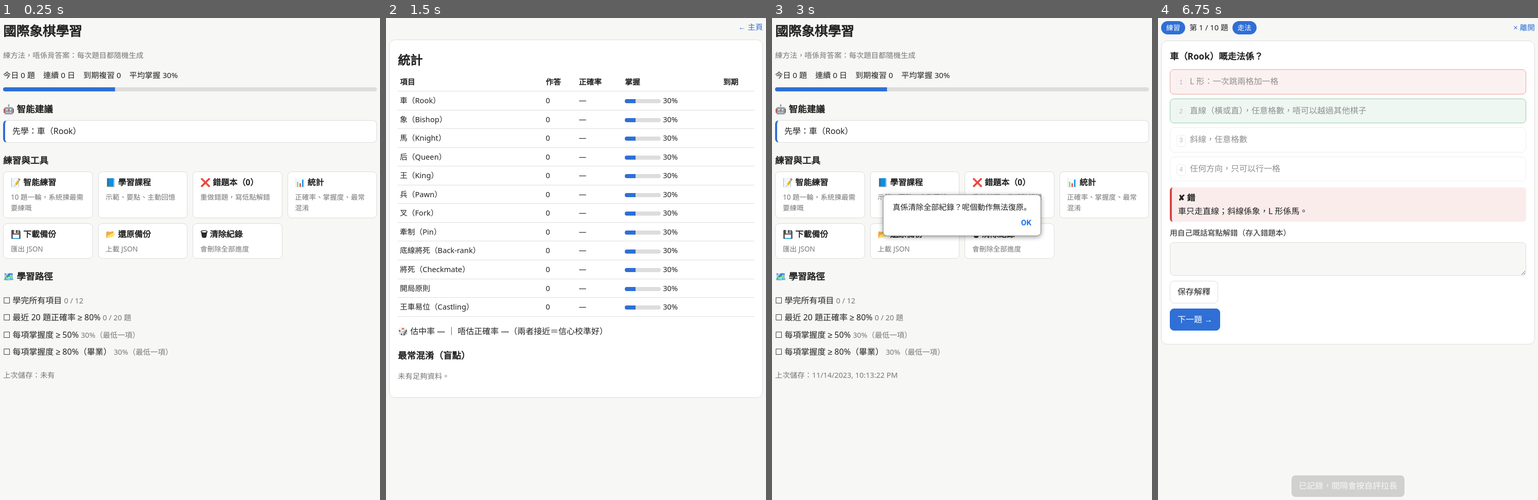
Above: before the commit, frames 1-4 (left to right).
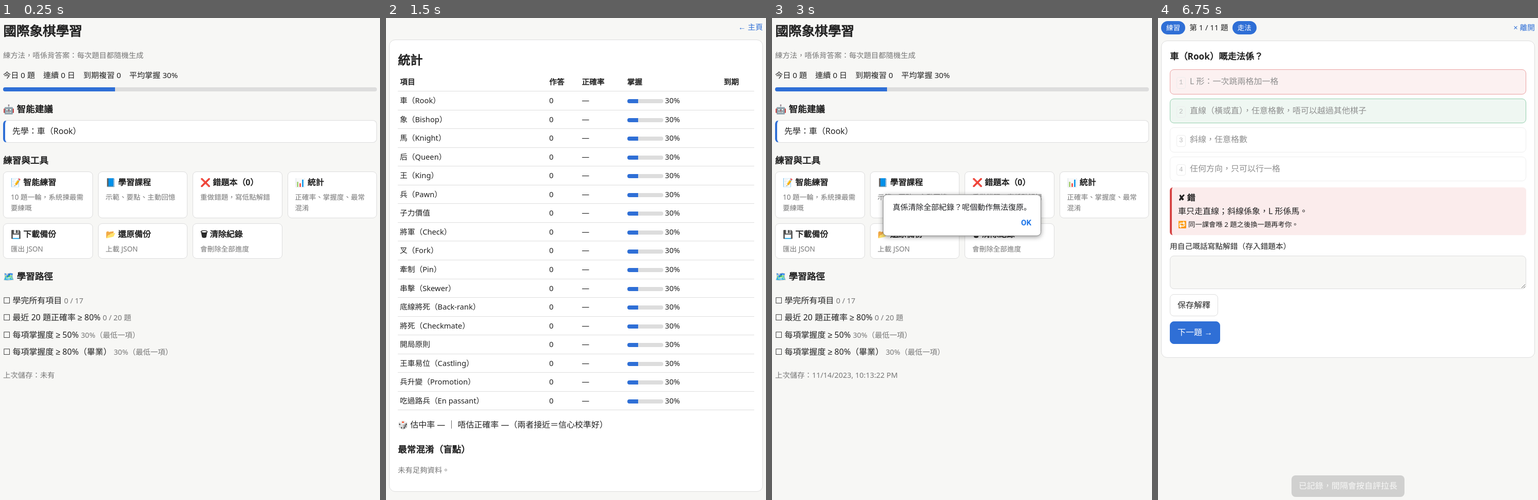
Above: after the commit, the same moments.

Repository: sinmc1997/chess-learning
Game: browser game, page index.html
Two runs of this game, one before a commit and one after it. Both use one fixed random seed, a clock stepped at 60 frames per second and the inputs below. When the page shows a pop-up message, it is drawn as a white box for half a second while everything else waits; a line starting with > is the answer the replay typed.
Inputs (mouse positions are in pixels of both pictures, inside the frame that each line leads up to; where the layout moved, square brackets give the same spot in the first picture):
- Up to frame 1 (0.25 s): no input
- Up to frame 2 (1.5 s): click (576, 215) at 0.27 s; click (576, 225) at 1.07 s; tap Space at 1.1 s; click "📊 統計 正確率、掌握度、最常混淆" at 1.27 s
- Up to frame 3 (3 s): tap Space at 1.6, 2.1, 2.6 s; click (886, 210) [886, 172] at 1.67 s; click "← 主頁" at 1.87 s; click (1038, 201) at 2.27 s; click "← 主頁" at 2.47 s; click (1019, 234) at 2.87 s
- Up to frame 4 (6.75 s): click "🗑 清除紀錄 會刪除全部進度" at 3.07 s; tap Space every 0.5 s from 3.1 to 6.6 s; click (1253, 234) at 3.47 s; click "📂 還原備份 上載 JSON" at 3.67 s; click (1348, 196) at 4.07 s; click "先學：車（Rook）" at 4.27 s; click (1458, 191) at 4.67 s; click "唔記得" at 4.87 s; click (1234, 215) at 5.27 s; click (1177, 196) at 5.47 s; click (1310, 422) at 5.87 s; click "2 直線（橫或直），任意格數，唔可以越過其他棋子" at 6.07 s; click (1386, 90) at 6.47 s; click "提交" at 6.67 s

The runs differ from the first frame. In frame 1, less than 0.1% of the frame differs, in the area x 20-22%, y 58-60%; in frame 2, 4.6%, in the area x 0-100%, y 12-99%; in frame 3, less than 0.1%; in frame 4, 2.3%.

Commit message:
v2：新題型＋即時重溫＋讀音按鈕（詳見 DEVLOG）
Co-Authored-By: Claude Opus 5.5 <noreply@anthropic.com>

Diff:
--- a/content.js
+++ b/content.js
@@ -145,6 +145,103 @@
       };
     }
     throw new Error('genFork: 搵唔到唯一答案');
+  }
+
+  // ---------- 攻擊判斷（計阻擋） ----------
+  function attacks(p, f, r, tf, tr, occ) {
+    var adx = Math.abs(tf - f), ady = Math.abs(tr - r);
+    if (adx === 0 && ady === 0) return false;
+    if (p === 'N') return knightHits(f, r, tf, tr);
+    if (p === 'K') return Math.max(adx, ady) === 1;
+    if (p === 'P') return tr === r + 1 && adx === 1;
+    var straight = adx === 0 || ady === 0, diag = adx === ady;
+    if (p === 'R' && !straight) return false;
+    if (p === 'B' && !diag) return false;
+    if (p === 'Q' && !(straight || diag)) return false;
+    var dx = Math.sign(tf - f), dy = Math.sign(tr - r), x = f + dx, y = r + dy;
+    while (!(x === tf && y === tr)) { if (occ(x, y)) return false; x += dx; y += dy; }
+    return true;
+  }
+  function occOf(pcs) {
+    return function (x, y) { return pcs.some(function (q) { return q.f === x && q.r === y; }); };
+  }
+
+  // ---------- 生成器：邊粒棋將緊軍？（有其他棋阻擋） ----------
+  function genCheck(rng) {
+    var want = rng() < 0.25 ? 0 : 1;
+    for (var tries = 0; tries < 2000; tries++) {
+      var k = { f: util.int(rng, 0, 7), r: util.int(rng, 0, 7), p: 'k' };
+      var types = util.shuffle(['R', 'B', 'N', 'Q'], rng).slice(0, 3);
+      var pcs = [k], okPos = true;
+      types.forEach(function (t) {
+        var f = util.int(rng, 0, 7), r = util.int(rng, 0, 7);
+        if (pcs.some(function (q) { return q.f === f && q.r === r; })) okPos = false;
+        pcs.push({ f: f, r: r, p: t });
+      });
+      if (!okPos) continue;
+      var occ = occOf(pcs), whites = pcs.slice(1);
+      var hit = whites.filter(function (w) { return attacks(w.p, w.f, w.r, k.f, k.r, occ); });
+      if (hit.length !== want) continue;
+      // 三粒白棋入面，剛好 want 粒將緊軍（其他被擋或者唔喺線上）
+      var lbl = function (w) { return '白' + NAME[w.p] + '（' + sqn(w.f, w.r) + '）'; };
+      var opts = whites.map(function (w) { return { t: lbl(w), ok: hit.indexOf(w) >= 0, k: 'check' }; });
+      opts.push({ t: '冇棋將軍', ok: want === 0, k: 'check' });
+      return {
+        prompt: '黑王（♚）喺 ' + sqn(k.f, k.r) + '。而家邊一粒白棋正在將軍？（要計其他棋阻擋）',
+        visual: boardHtml(pcs),
+        options: opts,
+        expl: want === 0
+          ? '冇棋將軍：三粒白棋都唔喺攻擊線上，或者被其他棋擋住。'
+          : lbl(hit[0]) + ' 將緊黑王（' + RULE[hit[0].p] + '）。其他白棋唔喺攻擊線上，或者中間有棋擋住。'
+      };
+    }
+    throw new Error('genCheck: 搵唔到合適局面');
+  }
+
+  // ---------- 生成器：底線將死（一步殺） ----------
+  function genBackRank(rng) {
+    var mirror = rng() < 0.5;
+    var F = function (f) { return mirror ? 7 - f : f; };
+    var rf = F(util.int(rng, 0, 4)), rr = util.int(rng, 0, 5);
+    var pcs = [
+      { f: F(6), r: 7, p: 'k' }, { f: F(5), r: 6, p: 'p' }, { f: F(6), r: 6, p: 'p' }, { f: F(7), r: 6, p: 'p' },
+      { f: F(7), r: 0, p: 'K' }, { f: rf, r: rr, p: 'R' }
+    ];
+    var occ = occOf(pcs);
+    var moves = [];
+    DIRS.R.forEach(function (d) {
+      var x = rf + d[0], y = rr + d[1];
+      while (inB(x, y) && !occ(x, y)) { moves.push(sqn(x, y)); x += d[0]; y += d[1]; }
+    });
+    var good = sqn(rf, 7);
+    var bad = util.shuffle(moves.filter(function (m) { return m !== good; }), rng).slice(0, 3);
+    return {
+      prompt: '白先行。白車一步將死黑王，應該行去邊格？',
+      visual: boardHtml(pcs),
+      options: [{ t: '車 → ' + good, ok: true, k: 'backrank' }].concat(bad.map(function (m) { return { t: '車 → ' + m, ok: false, k: 'backrank' }; })),
+      expl: '車 → ' + good + '：沿第 8 排將軍。黑王前面被自己三粒兵封住，旁邊嘅格又被車控制，冇棋可以擋或者吃 → 底線將死。'
+    };
+  }
+
+  // ---------- 生成器：子力計數（計算題） ----------
+  var VAL = { Q: 9, R: 5, B: 3, N: 3, P: 1 };
+  function genValue(rng) {
+    function side() {
+      return { Q: util.int(rng, 0, 1), R: util.int(rng, 0, 2), B: util.int(rng, 0, 2), N: util.int(rng, 0, 2), P: util.int(rng, 1, 8) };
+    }
+    function sum(s) { return Object.keys(VAL).reduce(function (a, k) { return a + VAL[k] * s[k]; }, 0); }
+    function txt(s, black) {
+      return Object.keys(VAL).filter(function (k) { return s[k]; })
+        .map(function (k) { return SYM[black ? k.toLowerCase() : k] + '×' + s[k]; }).join('　');
+    }
+    var w = side(), b = side(), d = sum(w) - sum(b);
+    var wrong = util.shuffle([d - 3, d - 2, d - 1, d + 1, d + 2, d + 3], rng).slice(0, 3);
+    return {
+      prompt: '按子力價值（后 9、車 5、象 3、馬 3、兵 1），白方比黑方多幾多分？（負數 ＝ 白方少）',
+      visual: '<div class="mat"><div>白：' + txt(w, false) + '</div><div>黑：' + txt(b, true) + '</div></div>',
+      options: [d].concat(wrong).map(function (v) { return { t: (v > 0 ? '+' : '') + v, ok: v === d, k: 'value' }; }),
+      expl: '白 ' + sum(w) + ' 分，黑 ' + sum(b) + ' 分，相差 ' + (d > 0 ? '+' : '') + d + '。'
+    };
   }
 
   // ---------- 概念題庫（文字題） ----------
@@ -174,7 +271,17 @@
     { k: 'castle', q: '王車易位（Castling）嘅條件，以下邊個正確？',
       c: '王同用嚟易位嘅車都未郁過；中間格冇棋；王經過同落嘅格唔受攻擊；王唔喺將軍中',
       w: ['王只要未被將過，車郁過都可以易位', '易位後王會跳到車嘅位置，車留低喺原位', '只可以喺開局前 10 步內易位'],
-      e: '易位係一步完成「王靠邊」＋「車入中」，但條件要全部符合。' }
+      e: '易位係一步完成「王靠邊」＋「車入中」，但條件要全部符合。' },
+    { k: 'promote', q: '兵行到對方最後一排會點？', c: '必須升變做后、車、象或者馬（通常揀后）',
+      w: ['留喺原位，之後唔可以再郁', '變做王', '自動拎走，離開棋盤'], e: '升變係兵嘅最大威脅，殘局經常靠佢贏。' },
+    { k: 'enpassant', q: '「吃過路兵」（En passant）幾時先可以做？', c: '對方兵由起始排一步行兩格，停喺你嘅兵隔籬；你下一步即刻斜前吃佢',
+      w: ['任何時候都可以吃隔籬嘅兵', '只可以用后吃兵', '對方兵行一格之後都得，冇時限'], e: '只可以喺對方行完兩格之後嘅「下一步」做，過咗就冇。' },
+    { k: 'skewer', q: '串擊（Skewer）同牽制有咩分別？', c: '串擊係前面嗰粒更重要（例如王），佢一避開就會吃到後面嗰粒',
+      w: ['串擊係同時攻擊兩個唔同方向嘅目標', '串擊只可以用馬做', '兩者完全一樣'], e: '牽制：前面細、後面大；串擊：前面大、後面細。同時攻擊兩個方向係「叉」。' },
+    { k: 'check', q: '被將軍之後，可以點應對？', c: '走王避開、用棋擋住、或者吃掉將軍嗰粒棋',
+      w: ['可以唔理，繼續行其他棋', '只可以王車易位', '一定要用后吃返對方'], e: '三種方法：走、擋、吃。三樣都做唔到就係將死。' },
+    { k: 'value', q: '一般子力價值，以下邊個最準？', c: '后 9、車 5、象 3、馬 3、兵 1',
+      w: ['后 5、車 9、象 3、馬 3、兵 1', '后 9、車 3、象 5、馬 5、兵 1', '全部棋子價值一樣'], e: '用價值判斷交換值唔值得，例如用馬換車係賺 2 分。' }
   ];
   function genConcept(i) {
     return function () {
@@ -208,6 +315,12 @@
     pawn: { name: '兵（Pawn）', cat: '走法', mn: '兵 = 向前一格，吃子斜前',
       features: ['向前一格', '起始排可以兩格', '吃子係斜前一格', '唔可以後退'], principle: '兵係唯一唔可以後退嘅棋',
       fail: '以為兵可以直吃', tip: '兵走咗就唔可以收返，要諗清楚。', gens: [genMove('P'), genConcept(5)] },
+    value: { name: '子力價值', cat: '基本概念', mn: '后 9、車 5、象 3、馬 3、兵 1',
+      features: ['用分數比較交換值唔值得', '王冇分（輸咗就成局輸）', '位置好嘅棋價值會高啲'], principle: '交換前先計數',
+      fail: '用車換馬（蝕 2 分）', tip: '只差 1–2 分時，位置同主動權可能更重要。', gens: [genValue, genConcept(16)] },
+    check: { name: '將軍（Check）', cat: '基本概念', mn: '王受攻擊 → 走、擋、吃',
+      features: ['直線／斜線棋子會被中間嘅棋擋住', '馬嘅將軍擋唔到（佢係跳）', '被將一定要即刻解決'], principle: '睇攻擊線有冇被擋',
+      fail: '冇留意中間有棋擋住', tip: '先睇馬（擋唔到），再睇直線同斜線。', gens: [genCheck, genConcept(15)] },
     fork: { name: '叉（Fork）', cat: '戰術', mn: '一粒棋 → 同時攻擊兩個目標',
       features: ['一粒棋攻擊兩個目標', '最常用馬或兵', '對方通常只可以救一個'], principle: '對方救咗一個，你就吃另一個',
       fail: '叉嘅格可以被對方一吃就掉', tip: '先睇對方棋子之間嘅位置關係。', gens: [genFork, genConcept(6)] },
@@ -215,9 +328,12 @@
       features: ['對方棋擋住後面重要嘅棋（王或后）', '喺直線或斜線上', '郁咗會令後面嗰粒受攻擊'],
       principle: '對方唔可以郁，因為會令後面嘅王或后被攻擊', fail: '以為被牽制嘅棋一定輸',
       tip: '絕對牽制（後面係王）最難解。', gens: [genConcept(7)] },
+    skewer: { name: '串擊（Skewer）', cat: '戰術', mn: '前大後細：大嘅避開，細嘅被吃',
+      features: ['同一直線或斜線上有兩粒對方棋', '前面嗰粒價值較高（王或后）', '前面避開之後吃後面'], principle: '同牽制方向相反',
+      fail: '同牽制搞亂', tip: '車、象、后先做到串擊（要直線或斜線）。', gens: [genConcept(14)] },
     backrank: { name: '底線將死（Back-rank）', cat: '戰術', mn: '王喺底線、前面被自己嘅兵封住',
       features: ['王喺第 1 或第 8 排', '前面嘅兵冇郁', '車或后從底線將軍'], principle: '王冇格走',
-      fail: '忘記留一個逃生格', tip: '兵走一步（例如 h3）就留咗逃生格。', gens: [genConcept(8)] },
+      fail: '忘記留一個逃生格', tip: '兵走一步（例如 h3）就留咗逃生格。', gens: [genBackRank, genConcept(8)] },
     mate: { name: '將死（Checkmate）', cat: '基本概念', mn: '王被將，而且冇任何方法解決',
       features: ['王正受攻擊（將軍）', '擋、吃、逃三樣都做唔到'], principle: '將死即係贏咗一局',
       fail: '以為被將就輸', tip: '將軍唔等於將死。', gens: [genConcept(9)] },
@@ -226,7 +342,13 @@
       principle: '發展子力通常比搶兵更重要', fail: '早出后搶兵', tip: '開局先顧發展，唔好貪吃。', gens: [genConcept(10)] },
     castle: { name: '王車易位（Castling）', cat: '特殊規則', mn: '王跳兩格，車跳到王旁',
       features: ['王同車都未郁過', '中間格冇棋', '王經過同落嘅格唔受攻擊', '王唔可以喺將軍中'],
-      principle: '令王早啲安全', fail: '將軍中易位（唔合法）', tip: '易位後王喺角落，安全度大增。', gens: [genConcept(11)] }
+      principle: '令王早啲安全', fail: '將軍中易位（唔合法）', tip: '易位後王喺角落，安全度大增。', gens: [genConcept(11)] },
+    promote: { name: '兵升變（Promotion）', cat: '特殊規則', mn: '兵到底 → 變后（或車、象、馬）',
+      features: ['兵行到對方最後一排', '必須即刻升變', '通常揀后，間中揀馬（叉／將軍）'], principle: '兵係未來嘅后',
+      fail: '以為只可以變返被吃咗嘅棋', tip: '殘局數兵：邊個先升變通常就贏。', gens: [genConcept(12)] },
+    enpassant: { name: '吃過路兵（En passant）', cat: '特殊規則', mn: '對方兵行兩格擦身而過 → 下一步即刻斜吃',
+      features: ['只限兵吃兵', '對方兵由起始排行兩格', '只可以喺下一步做'], principle: '防止兵行兩格避開對方兵',
+      fail: '過咗一步先記起，已經唔得', tip: '你嘅兵要喺第 5 排（白）先有機會。', gens: [genConcept(13)] }
   };
 
   // ---------- 出題（確定性） ----------
--- a/engine.js
+++ b/engine.js
@@ -134,13 +134,39 @@
       if (!R.replay) {
         R.lastM = { key: q.key, seed: q.seed, t: Date.now(), chosen: opt.t, correct: cor.t, expl: q.expl, self: '' };
         S.mistakes.push(R.lastM);
+        // 即時重溫：同一項目換一題，隔 2 題再出（每輪最多加 3 題）
+        if ((R.extra || 0) < 3) {
+          R.extra = (R.extra || 0) + 1;
+          R.qs.splice(Math.min(R.i + 3, R.qs.length), 0, SITE.makeQ(q.key, Math.floor(Math.random() * 1e9)));
+          R.n = R.qs.length;
+          R.requeued = true;
+        }
       }
     }
     R.res.push({ key: q.key, ok: ok, prompt: q.prompt, chosen: opt.t, correct: cor.t, expl: q.expl });
     save();
     render();
   }
-  function next() { if (R) { R.i++; R.sel = null; R.answered = false; R.lastM = null; render(); } }
+  function next() { if (R) { R.i++; R.sel = null; R.answered = false; R.lastM = null; R.requeued = false; render(); } }
+
+  // ---------- 讀音（只喺裝置有粵語語音時顯示） ----------
+  function hkVoice() {
+    if (!('speechSynthesis' in window)) return null;
+    var vs = window.speechSynthesis.getVoices() || [];
+    for (var i = 0; i < vs.length; i++) if (/^(zh[-_]HK|yue)/i.test(vs[i].lang)) return vs[i];
+    return null;
+  }
+  function speak(text) {
+    var v = hkVoice();
+    if (!v || !text) return;
+    var u = new SpeechSynthesisUtterance(text);
+    u.voice = v; u.lang = v.lang; u.rate = 0.8;
+    window.speechSynthesis.cancel();
+    window.speechSynthesis.speak(u);
+  }
+  if ('speechSynthesis' in window) {
+    window.speechSynthesis.onvoiceschanged = function () { if (R && R.i < R.qs.length) render(); };
+  }
 
   function render() {
     if (!R) return home();
@@ -151,6 +177,7 @@
       '<a href="#" class="lnk" data-act="home">× 離開</a></div>';
     h += '<div class="card"><div class="prompt">' + esc(q.prompt) + '</div>';
     if (q.visual) h += '<div class="visual">' + q.visual + '</div>';
+    if (q.say && hkVoice()) h += '<div class="row center"><button data-act="say" data-arg="' + esc(q.say) + '">🔊 讀出嚟</button></div>';
     h += '<div class="opts">';
     q.options.forEach(function (o, i) {
       var cls = 'opt';
@@ -164,7 +191,8 @@
       h += '<div class="row"><label class="guessbox"><input type="checkbox" id="guess"> 🎲 估（唔肯定）</label>' +
         '<button class="primary" data-act="submit"' + (R.sel == null ? ' disabled' : '') + '>提交</button></div>';
     } else {
-      h += '<div class="' + (R.ok ? 'okbox' : 'badbox') + '"><b>' + (R.ok ? '✔ 啱' : '✘ 錯') + '</b><br>' + esc(q.expl) + '</div>';
+      h += '<div class="' + (R.ok ? 'okbox' : 'badbox') + '"><b>' + (R.ok ? '✔ 啱' : '✘ 錯') + '</b><br>' + esc(q.expl) +
+        (R.requeued ? '<br><small>🔁 同一課會喺 2 題之後換一題再考你。</small>' : '') + '</div>';
       if (!R.ok && R.lastM) {
         h += '<label class="self">用自己嘅話寫點解錯（存入錯題本）<textarea id="self" rows="2">' + esc(R.lastM.self) + '</textarea></label>' +
           '<div class="row"><button data-act="saveSelf">保存解釋</button></div>';
@@ -373,6 +401,7 @@
       case 'replay': startReplay(S.mistakes[+g]); break;
       case 'delMistake': S.mistakes.splice(+g, 1); save(); mistakesView(); break;
       case 'stats': statsView(); break;
+      case 'say': speak(g); break;
       case 'export': exportJSON(); break;
       case 'importClick': var f = document.getElementById('imp'); if (f) f.click(); break;
       case 'reset':
--- a/index.html
+++ b/index.html
@@ -47,6 +47,8 @@
 button:disabled{opacity:.5;cursor:default}
 button.primary{background:var(--acc);color:#fff;border-color:var(--acc)}
 .row{display:flex;flex-wrap:wrap;gap:8px;align-items:center;margin:10px 0}
+.row.center{justify-content:center}
+.mat{display:inline-block;text-align:left;font-size:1.3rem;line-height:1.8;padding:8px 14px;border:1px solid var(--bd);border-radius:8px}
 .guessbox{color:var(--mut);font-size:.92rem}
 .okbox,.badbox,.jlbox{border-left:4px solid;border-radius:6px;padding:8px 12px;margin:10px 0}
 .okbox{border-color:var(--ok);background:rgba(42,157,91,.1)}
@@ -73,7 +75,7 @@
 <body>
 <div id="app"></div>
 <div id="toast"></div>
-<script src="content.js?v=3"></script>
-<script src="engine.js?v=3"></script>
+<script src="content.js?v=4"></script>
+<script src="engine.js?v=4"></script>
 </body>
 </html>
--- /dev/null
+++ b/tests/chess_rules.cjs
@@ -0,0 +1,81 @@
+// 獨立規則驗證：由題目棋盤 HTML 重新讀返棋子，用另一套寫法核對答案。
+// 1) 將軍題：正解 = 真係將緊黑王嘅棋（計阻擋）
+// 2) 底線一步殺：正解走完之後係將死；每個錯選項走完之後都唔係將死
+// 用法：node tests/chess_rules.cjs
+const SITE = require('../content.js');
+const SYM = { '♔': 'K', '♕': 'Q', '♖': 'R', '♗': 'B', '♘': 'N', '♙': 'P', '♚': 'k', '♛': 'q', '♜': 'r', '♝': 'b', '♞': 'n', '♟': 'p' };
+const F = 'abcdefgh';
+
+function readBoard(html) {
+  const b = {};
+  const re = /title="([a-h][1-8])">(?:<span[^>]*>[^<]*<\/span>)*([♔-♟]?)<\/div>/g;
+  let m;
+  while ((m = re.exec(html))) if (m[2]) b[m[1]] = SYM[m[2]];
+  return b;
+}
+const xy = s => [F.indexOf(s[0]), +s[1] - 1];
+const sq = (x, y) => F[x] + (y + 1);
+function hits(b, from, to) {
+  const p = b[from].toUpperCase(), [fx, fy] = xy(from), [tx, ty] = xy(to);
+  const dx = tx - fx, dy = ty - fy, ax = Math.abs(dx), ay = Math.abs(dy);
+  if (!ax && !ay) return false;
+  if (p === 'N') return ax * ay === 2;
+  if (p === 'K') return Math.max(ax, ay) === 1;
+  const line = ax === 0 || ay === 0, diag = ax === ay;
+  if ((p === 'R' && !line) || (p === 'B' && !diag) || (p === 'Q' && !line && !diag) || p === 'P') return false;
+  const sx = Math.sign(dx), sy = Math.sign(dy);
+  for (let x = fx + sx, y = fy + sy; x !== tx || y !== ty; x += sx, y += sy) if (b[sq(x, y)]) return false;
+  return true;
+}
+const whiteHits = (b, to) => Object.keys(b).filter(s => b[s] === b[s].toUpperCase() && hits(b, s, to));
+function isMate(b) {
+  const k = Object.keys(b).find(s => b[s] === 'k');
+  if (!whiteHits(b, k).length) return false;
+  const [kx, ky] = xy(k);
+  for (let dx = -1; dx <= 1; dx++) for (let dy = -1; dy <= 1; dy++) {
+    const x = kx + dx, y = ky + dy;
+    if ((!dx && !dy) || x < 0 || x > 7 || y < 0 || y > 7) continue;
+    const t = sq(x, y);
+    if (b[t] && b[t] === b[t].toLowerCase()) continue; // 自己棋
+    const nb = Object.assign({}, b); delete nb[k]; nb[t] = 'k';
+    if (!whiteHits(nb, t).length) return false; // 有格逃
+  }
+  // 黑方只有王同兵（兵向下行、斜吃）：檢查兵可唔可以吃走將軍嘅棋
+  const att = whiteHits(b, k);
+  if (att.length === 1) {
+    const [ax, ay] = xy(att[0]);
+    for (const s of Object.keys(b)) if (b[s] === 'p') { const [px, py] = xy(s); if (py - 1 === ay && Math.abs(px - ax) === 1) return false; }
+  }
+  return true;
+}
+
+let bad = 0, n = 0;
+const fail = (k, seed, msg) => { bad++; if (bad <= 15) console.log(k, seed, msg); };
+for (let seed = 1; seed <= 3000; seed++) {
+  // 將軍題
+  let q = SITE.makeQ('check', seed);
+  if (q.gi === 0) {
+    n++;
+    const b = readBoard(q.visual), k = Object.keys(b).find(s => b[s] === 'k');
+    const real = whiteHits(b, k);
+    const ok = q.options.find(o => o.ok).t;
+    const expect = real.length ? real : [];
+    if (expect.length > 1) fail('check', seed, '多過一粒將軍');
+    else if (expect.length === 0 ? ok !== '冇棋將軍' : !ok.includes(expect[0])) fail('check', seed, `答案 ${ok}，實際 ${expect}`);
+  }
+  // 底線一步殺
+  q = SITE.makeQ('backrank', seed);
+  if (q.gi === 0) {
+    n++;
+    const b = readBoard(q.visual), r = Object.keys(b).find(s => b[s] === 'R');
+    if (isMate(b)) fail('backrank', seed, '開局已經將死');
+    for (const o of q.options) {
+      const to = o.t.split('→ ')[1], nb = Object.assign({}, b); delete nb[r]; nb[to] = 'R';
+      const mate = isMate(nb);
+      if (o.ok && !mate) fail('backrank', seed, `正解 ${o.t} 唔係將死`);
+      if (!o.ok && mate) fail('backrank', seed, `錯選項 ${o.t} 都係將死`);
+    }
+  }
+}
+console.log(`規則驗證 ${n} 題，有問題 ${bad} 題`);
+process.exit(bad ? 1 : 0);
--- a/tests/smoke.cjs
+++ b/tests/smoke.cjs
@@ -33,7 +33,7 @@
 step('開課', () => click('learn', ctx.window.SITE.order[2]));
 step('自評', () => click('recall', ctx.window.SITE.order[2] + '|5'));
 step('練習 10 題', () => click('quiz'));
-for (let i = 0; i < 10; i++) {
+for (let i = 0; i < 20 && !html.includes('本輪'); i++) {
   step('答題 ' + i, () => { click('choose', '0'); click('submit'); click('next'); });
 }
 step('一輪完成頁', () => { if (!html.includes('本輪')) throw new Error('未見結果'); });
Not shown, changed: DEVLOG.md
